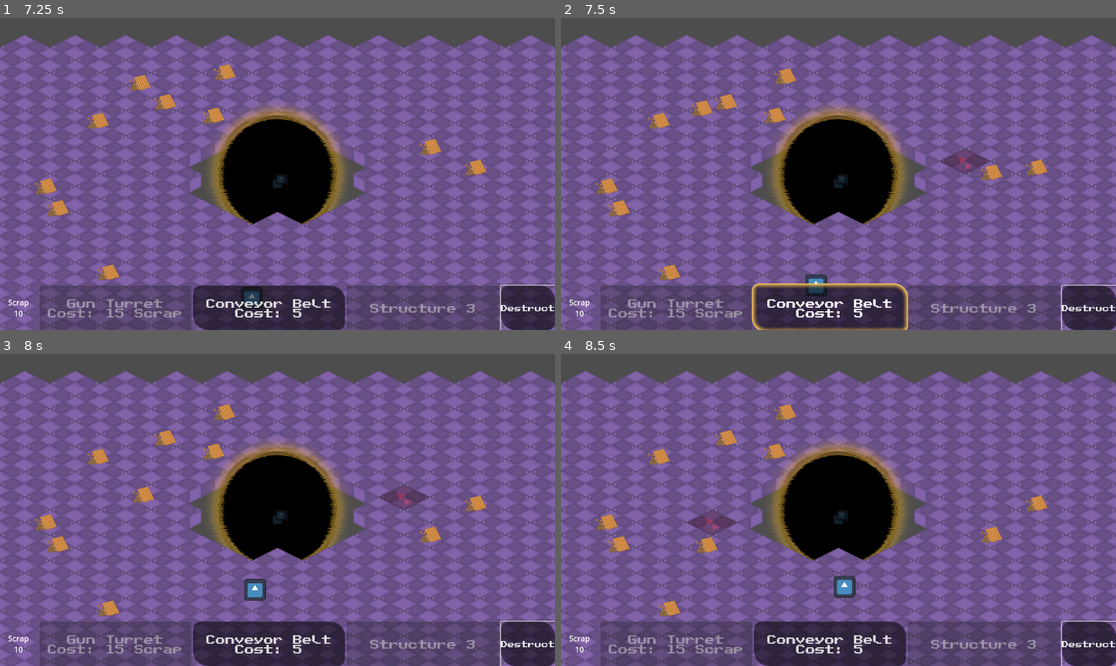
Above: before the commit, frames 1-4 (two rows, left to right).
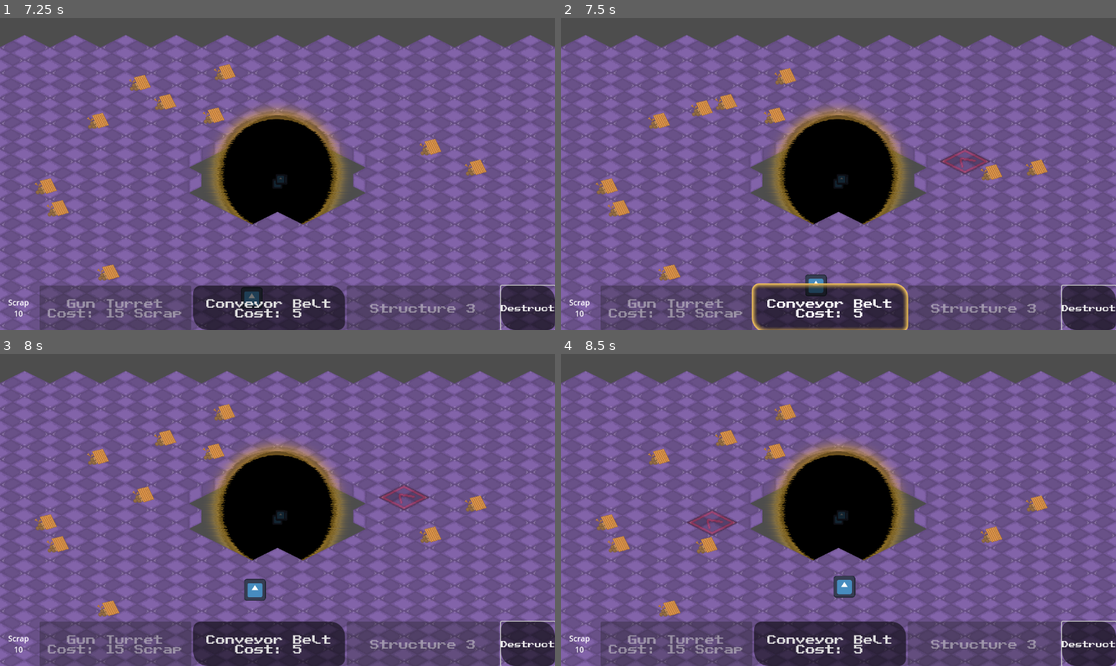
Above: after the commit, the same moments.

Repository: jkostello/Godot-Wild-Jam-69
Game: Godot game, scene res://level.tscn
The game is run twice, just before and just after one commit, with the same random seed, the same clock (stepped at 60 frames per second) and the same inputs. The engine's default icon, where the game draws it, is replaced by a stand-in: a white triangle on a blue panel in a dark square. Sound files missing from this copy of the repository are replaced by a short silence.
Inputs (mouse positions are in pixels of both pictures, inside the frame that each line leads up to):
- Up to frame 1 (7.25 s): click "Destruct" at 0.5 s; tap Enter at 1.25 s; move the mouse to (399, 158) at 1.27 s; hold D (right) 1.28-2.03 s; hold Space (deselect) 1.28-2.03 s; click (399, 158) at 1.42 s; move the mouse to (166, 189) at 2.02 s; hold S (down) 2.03-2.78 s; tap 1 (select_structure_1) at 2.1, 6.6 s; move the mouse to (333, 105) at 2.77 s; hold D (right) 2.78-3.53 s; tap 2 (select_structure_2) at 2.85 s; move the mouse to (249, 236) at 3.52 s; hold W (up) 3.53-4.28 s; tap 3 (select_structure_3) at 3.6 s; click (249, 236) at 3.67 s; move the mouse to (444, 220) at 4.27 s; hold R 4.28-5.03 s; hold A (left) 4.28-5.78 s; move the mouse to (111, 127) at 5.02 s; tap 0 at 5.1 s; move the mouse to (305, 174) at 5.77 s; hold S (down) 5.78-6.53 s; hold Space (deselect) 5.78-6.53 s; click (305, 174) at 5.92 s; move the mouse to (194, 96) at 6.52 s; hold D (right) from 6.53 s (still down)
- Up to frame 2 (7.5 s): move the mouse to (960, 158) at 7.27 s; release D (right) at 7.28 s; hold W (up) from 7.28 s (still down); tap 2 (select_structure_2) at 7.35 s
- Up to frame 3 (8 s): keep holding W (up)
- Up to frame 4 (8.5 s): move the mouse to (727, 525) at 8.02 s; release W (up) at 8.03 s; hold D (right) from 8.03 s (still down); tap 3 (select_structure_3) at 8.1 s; click (727, 525) at 8.17 s

Frame 1 is identical in both runs. In frame 2, 0.1% of the frame differs, in the area x 68-78%, y 42-50%; in frame 3, 0.1%; in frame 4, 0.1%, in the area x 22-32%, y 50-59%.
Error after the commit: Invalid assignment of property or key 'visible' with value of type 'bool' on a base object of type 'null instance'. (res://structure_handler.gd:48)

Commit message:
Fixed Structure Handler highlighter and Added Turret Sounds
read the title

Diff:
--- a/laser.tscn
+++ b/laser.tscn
@@ -1,12 +1,11 @@
-[gd_scene load_steps=10 format=3 uid="uid://bgj4vp25lv1gd"]
+[gd_scene load_steps=11 format=3 uid="uid://bgj4vp25lv1gd"]
 
 [ext_resource type="Script" path="res://laser.gd" id="1_gukvq"]
+[ext_resource type="Shader" path="res://laser.gdshader" id="2_4okvl"]
 [ext_resource type="Texture2D" uid="uid://2itn8dr0x1kw" path="res://LASER1.png" id="2_e7556"]
 [ext_resource type="Texture2D" uid="uid://cm5narplwkj73" path="res://LASER2.png" id="3_j1jp5"]
 [ext_resource type="Texture2D" uid="uid://d0u61dmfhmavg" path="res://LASER12.png" id="4_2kyal"]
 [ext_resource type="AudioStream" uid="uid://buy6fgiukihsg" path="res://laser break.wav" id="5_r2q0y"]
-[ext_resource type="Shader" path="res://laser.gdshader" id="2_4okvl"]
-
 
 [sub_resource type="CapsuleShape2D" id="CapsuleShape2D_2eaqh"]
 radius = 63.4942
--- a/level.tscn
+++ b/level.tscn
@@ -6,6 +6,7 @@
 [ext_resource type="PackedScene" uid="uid://xn4epdl40krm" path="res://void.tscn" id="3_gfdxi"]
 [ext_resource type="PackedScene" uid="uid://bgj4vp25lv1gd" path="res://laser.tscn" id="4_t28y2"]
 [ext_resource type="PackedScene" uid="uid://bkwa8366unv8y" path="res://player.tscn" id="5_w3uvl"]
+[ext_resource type="Shader" path="res://laser.gdshader" id="7_pw2ry"]
 
 [sub_resource type="NavigationPolygon" id="NavigationPolygon_j53cu"]
 vertices = PackedVector2Array(150, 0, 0, 75, -150, 0, 0, -75)
@@ -26,6 +27,74 @@
 tile_size = Vector2i(300, 150)
 navigation_layer_0/layers = 1
 sources/2 = SubResource("TileSetAtlasSource_1fq3d")
+
+[sub_resource type="ShaderMaterial" id="ShaderMaterial_x7en5"]
+resource_local_to_scene = true
+shader = ExtResource("7_pw2ry")
+shader_parameter/resolution = Vector2(600, 400)
+shader_parameter/line_primary_color = Color(0.08, 0.85, 0.4, 1)
+shader_parameter/line_secondary_color = Color(0.85, 0.5, 0.25, 1)
+shader_parameter/line_tertiary_color = Color(0.8, 0.1, 0.35, 1)
+shader_parameter/color_gradient_pos = 0.5
+shader_parameter/line_thickness = 0.1
+shader_parameter/color_change_speed = 0.8
+shader_parameter/color_change_amplitude = 0.69
+shader_parameter/wave_speed = 1.5
+shader_parameter/wave_amplitude = 0.2
+shader_parameter/wave_frequency = 3.0
+shader_parameter/wave_offset = 1.8
+shader_parameter/iterations = 4
+
+[sub_resource type="ShaderMaterial" id="ShaderMaterial_5e1ya"]
+resource_local_to_scene = true
+shader = ExtResource("7_pw2ry")
+shader_parameter/resolution = Vector2(600, 400)
+shader_parameter/line_primary_color = Color(0.08, 0.85, 0.4, 1)
+shader_parameter/line_secondary_color = Color(0.85, 0.5, 0.25, 1)
+shader_parameter/line_tertiary_color = Color(0.8, 0.1, 0.35, 1)
+shader_parameter/color_gradient_pos = 0.5
+shader_parameter/line_thickness = 0.1
+shader_parameter/color_change_speed = 0.8
+shader_parameter/color_change_amplitude = 0.69
+shader_parameter/wave_speed = 1.5
+shader_parameter/wave_amplitude = 0.2
+shader_parameter/wave_frequency = 3.0
+shader_parameter/wave_offset = 1.8
+shader_parameter/iterations = 4
+
+[sub_resource type="ShaderMaterial" id="ShaderMaterial_70n5v"]
+resource_local_to_scene = true
+shader = ExtResource("7_pw2ry")
+shader_parameter/resolution = Vector2(600, 400)
+shader_parameter/line_primary_color = Color(0.08, 0.85, 0.4, 1)
+shader_parameter/line_secondary_color = Color(0.85, 0.5, 0.25, 1)
+shader_parameter/line_tertiary_color = Color(0.8, 0.1, 0.35, 1)
+shader_parameter/color_gradient_pos = 0.5
+shader_parameter/line_thickness = 0.1
+shader_parameter/color_change_speed = 0.8
+shader_parameter/color_change_amplitude = 0.69
+shader_parameter/wave_speed = 1.5
+shader_parameter/wave_amplitude = 0.2
+shader_parameter/wave_frequency = 3.0
+shader_parameter/wave_offset = 1.8
+shader_parameter/iterations = 4
+
+[sub_resource type="ShaderMaterial" id="ShaderMaterial_04hgy"]
+resource_local_to_scene = true
+shader = ExtResource("7_pw2ry")
+shader_parameter/resolution = Vector2(600, 400)
+shader_parameter/line_primary_color = Color(0.08, 0.85, 0.4, 1)
+shader_parameter/line_secondary_color = Color(0.85, 0.5, 0.25, 1)
+shader_parameter/line_tertiary_color = Color(0.8, 0.1, 0.35, 1)
+shader_parameter/color_gradient_pos = 0.5
+shader_parameter/line_thickness = 0.1
+shader_parameter/color_change_speed = 0.8
+shader_parameter/color_change_amplitude = 0.69
+shader_parameter/wave_speed = 1.5
+shader_parameter/wave_amplitude = 0.2
+shader_parameter/wave_frequency = 3.0
+shader_parameter/wave_offset = 1.8
+shader_parameter/iterations = 4
 
 [node name="Level" type="Node2D"]
 script = ExtResource("1_fnxtp")
@@ -52,17 +121,20 @@
 [node name="Laser" parent="." instance=ExtResource("4_t28y2")]
 position = Vector2(-1078, 466)
 
-[node name="Area2D" parent="Laser" index="1"]
+[node name="Area2D" parent="Laser" index="0"]
 position = Vector2(22, 14)
 rotation = 1.1143
 
-[node name="AnimatedSprite2D" parent="Laser" index="2"]
+[node name="AnimatedSprite2D" parent="Laser" index="1"]
 frame = 1
+
+[node name="ColorRect" parent="Laser" index="3"]
+material = SubResource("ShaderMaterial_x7en5")
 
 [node name="Laser2" parent="." instance=ExtResource("4_t28y2")]
 position = Vector2(-1051, -628)
 
-[node name="Area2D" parent="Laser2" index="1"]
+[node name="Area2D" parent="Laser2" index="0"]
 position = Vector2(49, 100)
 rotation = 0.515566
 
@@ -74,26 +146,35 @@
 position = Vector2(-26.0133, 25.0861)
 rotation = -1.63509
 
-[node name="AnimatedSprite2D" parent="Laser2" index="2"]
+[node name="AnimatedSprite2D" parent="Laser2" index="1"]
 frame = 2
 flip_h = true
+
+[node name="ColorRect" parent="Laser2" index="3"]
+material = SubResource("ShaderMaterial_5e1ya")
 
 [node name="Laser3" parent="." instance=ExtResource("4_t28y2")]
 position = Vector2(1074, 466)
 
-[node name="Area2D" parent="Laser3" index="1"]
+[node name="Area2D" parent="Laser3" index="0"]
 position = Vector2(10, 37)
 rotation = 2.10447
 
-[node name="AnimatedSprite2D" parent="Laser3" index="2"]
+[node name="AnimatedSprite2D" parent="Laser3" index="1"]
 frame = 1
 flip_h = true
+
+[node name="ColorRect" parent="Laser3" index="3"]
+material = SubResource("ShaderMaterial_70n5v")
 
 [node name="Laser4" parent="." instance=ExtResource("4_t28y2")]
 position = Vector2(1059, -622)
 
-[node name="AnimatedSprite2D" parent="Laser4" index="2"]
+[node name="AnimatedSprite2D" parent="Laser4" index="1"]
 frame = 2
+
+[node name="ColorRect" parent="Laser4" index="3"]
+material = SubResource("ShaderMaterial_04hgy")
 
 [node name="Camera2D" type="Camera2D" parent="."]
 zoom = Vector2(0.35, 0.35)
--- a/structure_handler.gd
+++ b/structure_handler.gd
@@ -43,12 +43,17 @@
 	# Get tile map position of mouse
 	clicked_cell = tile_map.local_to_map(tile_map.get_local_mouse_position())
 	coords = tile_map.to_global(tile_map.map_to_local(clicked_cell))
-
+	for b in highlight_block.get_children():
+		b.visible = false
+	highlight_block.get_child(structure_selected-1).visible = true
 	if coords.distance_to(player.position) < 500:
 		checkedSpace = checkSpace()
-		if structure_selected != 4 and not spaceTaken: # If in range and valid space, color green
-			highlight_block.modulate = Color(0,1,0,0.3)
-			rotConveyor() #rotates the conveyor highlight sprite
+		if structure_selected != 4: # If in range and valid space, color green
+			if not spaceTaken:
+				highlight_block.modulate = Color(0,1,0,0.3)
+				rotConveyor() #rotates the conveyor highlight sprite
+			else:
+				highlight_block.modulate = Color(1,0,0,0.3)
 		elif structure_selected == 4 and spaceTaken: #If destructing and tile is occupied, color orange
 			highlight_block.modulate = Color(255,165,0,0.3)
 			highlight_block.self_modulate = Color(0,0,0,0)
--- a/structure_handler.tscn
+++ b/structure_handler.tscn
@@ -3,8 +3,8 @@
 [ext_resource type="Script" path="res://structure_handler.gd" id="1_sjf38"]
 [ext_resource type="Texture2D" uid="uid://y1qtlj332y4q" path="res://green_highlight.png" id="2_4xf2m"]
 [ext_resource type="Theme" uid="uid://ca4ojcmrepr24" path="res://UI/standard_theme.tres" id="2_74kgc"]
-[ext_resource type="Texture2D" uid="uid://bovyjmr7u858l" path="res://veyror.png" id="4_63e0l"]
 [ext_resource type="Texture2D" uid="uid://cvnbxf5ey3028" path="res://turret dev.png" id="5_k7ex3"]
+[ext_resource type="Texture2D" uid="uid://dr1vjo8ouk3jk" path="res://CONVEYER.png" id="5_wk8wc"]
 [ext_resource type="AudioStream" uid="uid://d0xsgl77b48ty" path="res://build.wav" id="6_6ihdj"]
 
 [sub_resource type="InputEventKey" id="InputEventKey_d7qj1"]
@@ -129,7 +129,7 @@
 
 [node name="conveyorSprite" type="Sprite2D" parent="highlightBlock"]
 visible = false
-texture = ExtResource("4_63e0l")
+texture = ExtResource("5_wk8wc")
 
 [node name="AudioStreamPlayer" type="AudioStreamPlayer" parent="."]
 stream = ExtResource("6_6ihdj")
--- a/turret.gd
+++ b/turret.gd
@@ -3,9 +3,12 @@
 @onready var timer : Timer =  $Sprite2D/Timer
 @onready var laser := $Sprite2D/Line2D
 
+
 @export var dmg := 1
 @export var range := 700
 @export var cd := 0.5
+@export var health := 10
+
 var primed : bool = true
 
 var laserAlpha : float = 0
@@ -20,12 +23,10 @@
 func coolDown():
 	timer.start(cd)
 
-
 func _process(delta):
 	getNearestEnemy()
 	laserAlpha -= 0.1
 	laser.modulate = Color(0,1,1,laserAlpha)
-	print(closeEnough)
 	if primed and closeEnough:
 		shoot()
 
@@ -36,17 +37,16 @@
 	for e in get_tree().get_nodes_in_group("Enemy"):
 		if e.global_position.distance_to(global_position) < nearestEnemy.global_position.distance_to(global_position):
 			nearestEnemy = e
-	if nearestEnemy.global_position.distance_to(global_position) <= range:
-		closeEnough = true
+		if nearestEnemy.global_position.distance_to(global_position) <= range:
+				closeEnough = true
 
 func shoot():
 	laserAlpha = 1
 	nearestEnemy.takeDMG(dmg)
 	laser.points[1] = to_local(nearestEnemy.global_position)
+	$SoundPlayer.play()
 	primed = false
 	coolDown()
-
-
 
 func _on_timer_timeout():
 	primed = true
--- a/turret.tscn
+++ b/turret.tscn
@@ -1,14 +1,16 @@
-[gd_scene load_steps=4 format=3 uid="uid://bo3mswpai0sp6"]
+[gd_scene load_steps=5 format=3 uid="uid://bo3mswpai0sp6"]
 
 [ext_resource type="PackedScene" uid="uid://b1kv3djwawgx" path="res://structure.tscn" id="1_odcfn"]
 [ext_resource type="Script" path="res://turret.gd" id="2_eq845"]
 [ext_resource type="Texture2D" uid="uid://cvnbxf5ey3028" path="res://turret dev.png" id="2_tfr18"]
+[ext_resource type="AudioStream" uid="uid://cfad8rxoigw5i" path="res://lasershot.wav" id="4_cfgr4"]
 
 [node name="Structure" instance=ExtResource("1_odcfn")]
 script = ExtResource("2_eq845")
 dmg = 1
 range = 700
 cd = 0.5
+health = 10
 
 [node name="Sprite2D" parent="." index="0"]
 position = Vector2(0, -120)
@@ -20,4 +22,8 @@
 points = PackedVector2Array(0, 0, 0, 0)
 default_color = Color(0, 1, 1, 1)
 
+[node name="SoundPlayer" type="AudioStreamPlayer2D" parent="." index="1"]
+stream = ExtResource("4_cfgr4")
+volume_db = -10.0
+
 [connection signal="timeout" from="Sprite2D/Timer" to="." method="_on_timer_timeout"]
Not shown, added: lasershot.wav.import
Not shown: 1 places in level.tscn that only renumber resources
Not shown, added: lasershot.wav
